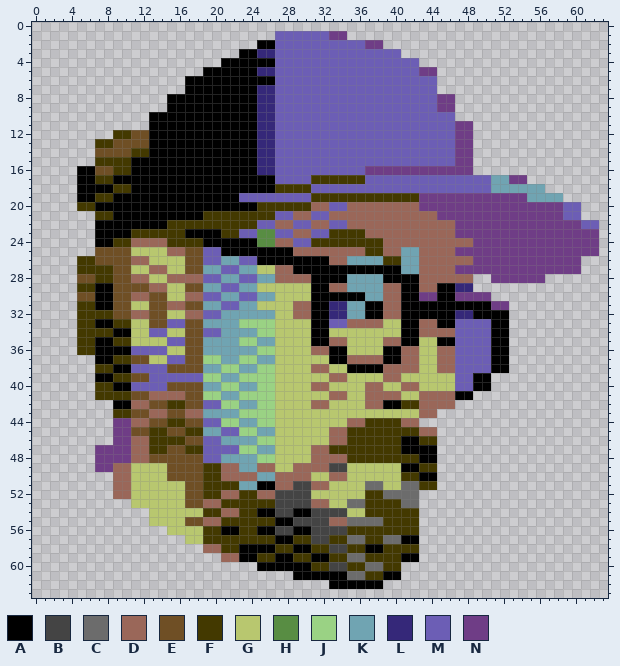
Two states of a pixel-art sprite, img/toni_c64.png. The picture above was drawn from the file before the commit.
The file is 128x128 pixels, drawn in blocks of 2x2; one block is one cell here.
Palette (. is transparent): A #000000  B #444444  C #6c6c6c  D #9a6759  E #6f4f25  F #433900  G #b8c76f  H #588d43  J #9ad284  K #70a4b2  L #352879  M #6c5eb5  N #6f3d86
Pixels before (only the part around the change), first column x 16:
21 AAAFFFFFFFFMMDDMMDDDDDDDDDDDDNNNNNNNNNNN
22 FFFFFFFFFMMDDMMDDMMDDDDDDDDDDDDNNNNNNNNN
23 FAAAAFFMMHHMMDDMMFFFFDDDDDDDDDDNNNNNNNNN
24 FFFAAAAAAHHDDMMFFFFFFFFDDDDDDDDDDNNNNNNN
25 DEEMMAAAAAAAADDDDDDDDFFDDKKDDDDNNNNNNNNN
26 GEEMMKKMMAAAAAAAADDKKKKFFKKDDDDDDNNNNNNN
27 GEEKKMMKKGGDDAAAAAAAAAAAAKKDDDDNNNNNNNNN
28 DDDMMKKMMKKDDDDAAAAKKKKAAAADDDDDD..NNNNN
29 GEEKKMMKKGGGGGGAADDKKKKDDAADDAALL.......
30 GDDMMKKMMKKGGGGAAAAAAKKDDAANNAANNNN.....
31 DEEKKMMKKGGGGDDAALLKKAADDAAAAAAAAAANN...
32 GDDMMKKKKKKGGDDAALLKKAADDAAAAAALLAAAA...
33 MEEKKKKJJJJGGGGAAMMDDDDGGAADDAAMMMMAA...
34 GEEMMKKKKJJGGGGAAGGGGGGGGAADDDDMMMMAA...
35 MEEKKKKJJKKGGGGAADDGGGGDDAAGGAAMMMMAA...
36 GEEKKKKKKJJGGGGDDAAGGGGAADDGGDDMMMMAA...
37 MEEJJKKJJKKGGGGGGAADDDDAADDGGDDMMMMAA...
38 EEEKKJJKKJJGGGGDDGGAAAADDDDGGDDMMMMAA...
39 MMMJJKKJJJJGGGGGGDDGGGGDDGGGGGGMMAA.....
40 EEEKKJJKKJJGGGGDDGGGGDDGGDDGGGGMMAA.....
41 DEEJJKKJJJJGGGGGGDDGGDDDDGGDDDDAA.......
42 FEEMMJJKKJJGGGGDDGGGGDDAAFFDDDD.........
The result:
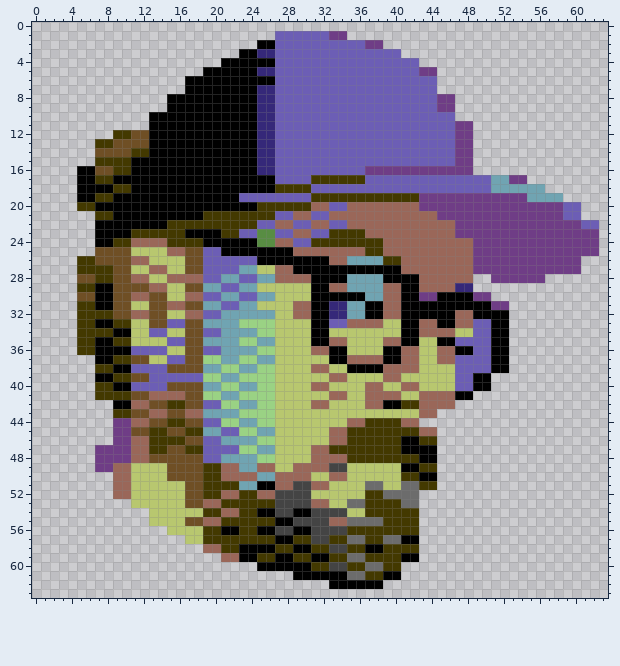
Diff:
{"y":25,"x":41,"old":"KK","new":"DD"}
{"y":25,"x":47,"old":"NN","new":"DD"}
{"y":26,"x":21,"old":"KK","new":"MM"}
{"y":26,"x":41,"old":"KK","new":"DD"}
{"y":27,"x":19,"old":"KK","new":"MM"}
{"y":27,"x":41,"old":"KK","new":"DD"}
{"y":27,"x":47,"old":"NN","new":"DD"}
{"y":29,"x":45,"old":"AA","new":"DD"}
{"y":30,"x":47,"old":"NN","new":"AA"}
{"y":32,"x":47,"old":"LL","new":"DD"}
{"y":33,"x":47,"old":"MM","new":"DD"}
{"y":34,"x":47,"old":"MM","new":"GG"}
{"y":36,"x":19,"old":"KK","new":"MM"}
{"y":36,"x":47,"old":"MM","new":"AA"}
{"y":38,"x":45,"old":"DD","new":"GG"}
{"label":"changed","picture_box":[401,247,473,373]}
{"label":"changed","picture_box":[203,256,239,274]}
{"label":"changed","picture_box":[203,346,221,355]}
